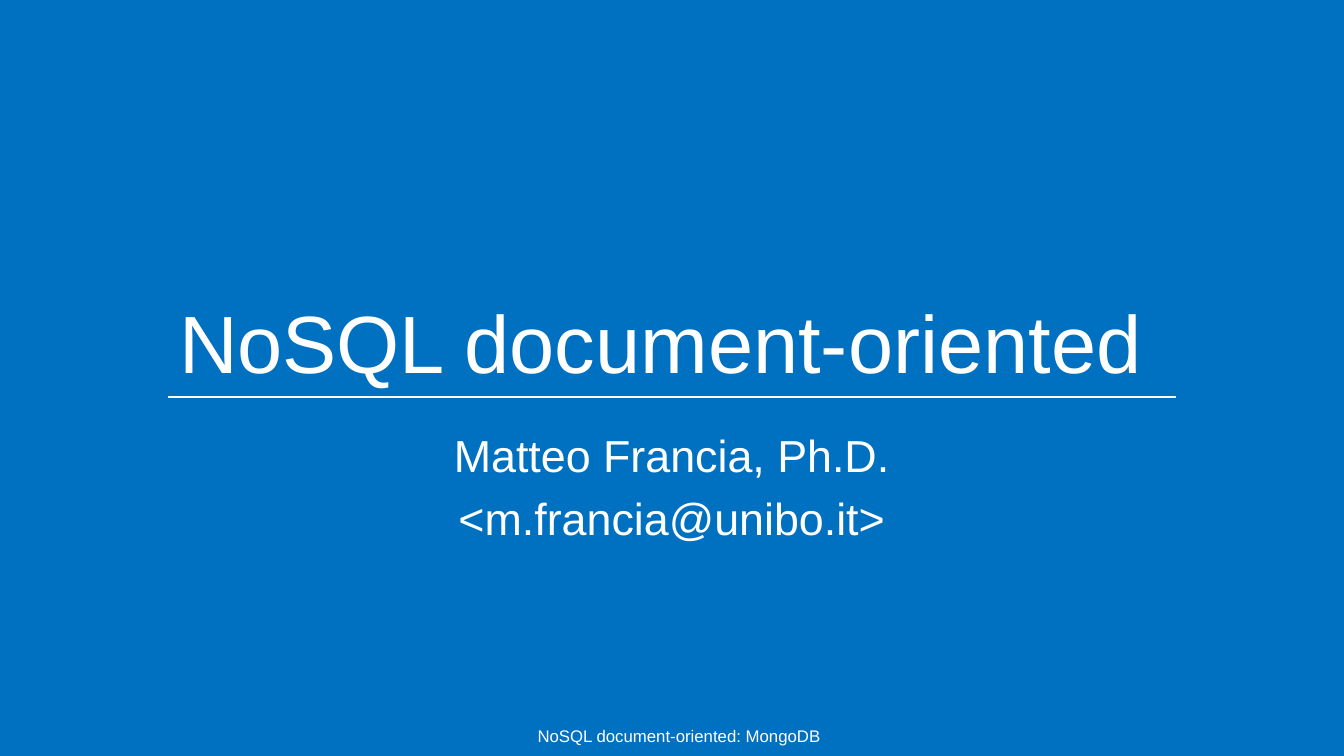
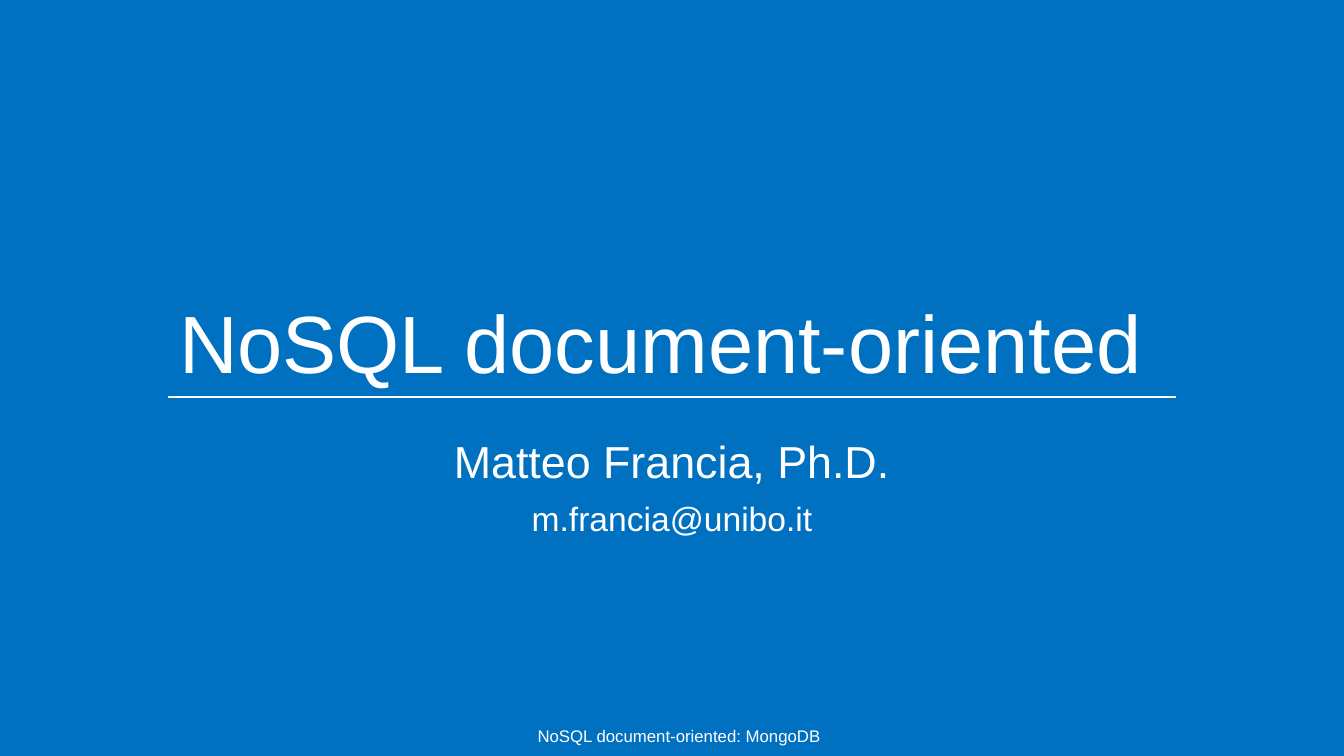
Before and after one commit to w4bo/teaching-seminario-nosql, a slide deck: slide 1 of slides/Document-based db.pptx. Drawn at 1344x756 pixels with LibreOffice and Linux fonts; fonts in the diff are those of the drawing. Boxes give left, top, right and bottom in pixels: in the first picture for what was removed or moved away, otherwise in the second. Text is boxed around its words. In the diff, an @@ line names an element or a change of style, - is before the commit and + after.

```diff
--- a/slides/Document-based db.pptx
+++ b/slides/Document-based db.pptx
@@ subtitle at [532,506,813,536]: text changed; size 32 to 24 pt @@
-<m.francia@unibo.it>
+m.francia@unibo.it
```
Also in this commit, not shown: 15 other slides changed, 1 slide added, 2 other files.
